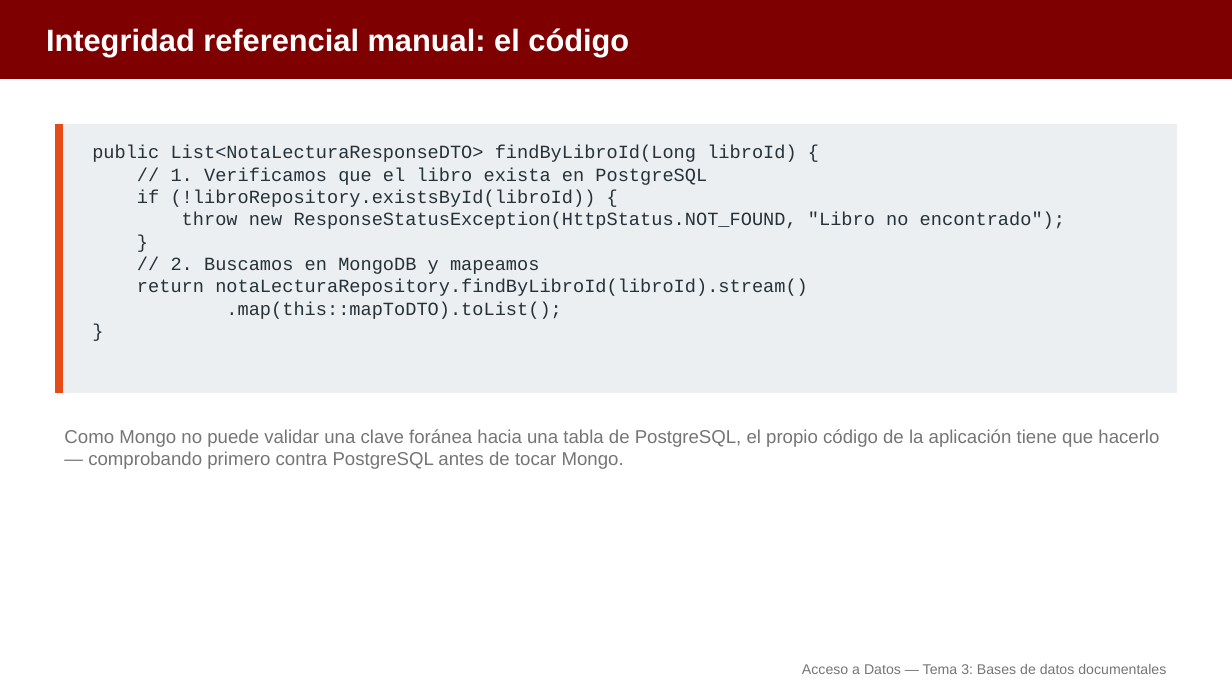
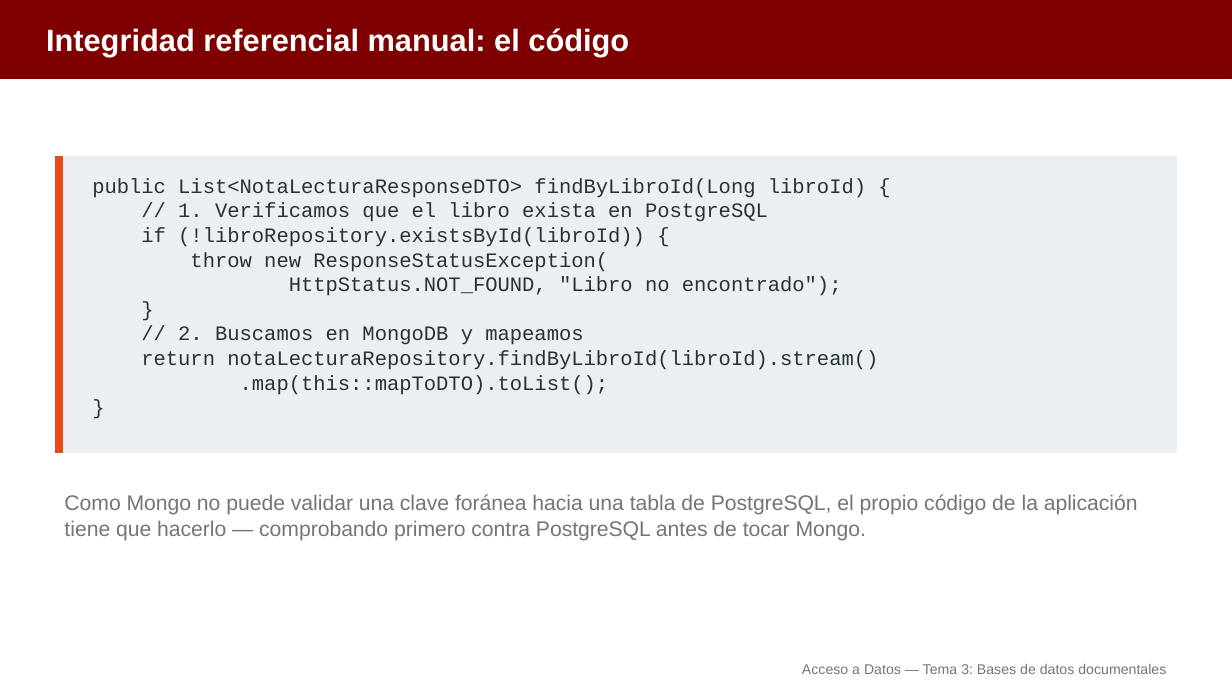
Before and after one commit to aitorventura/acceso-a-datos, a slide deck: slide 19 of tema3/diapositivas/conexion-mongodb.pptx. Drawn at 1232x693 pixels with LibreOffice and Linux fonts; fonts in the diff are those of the drawing. Boxes give left, top, right and bottom in pixels: in the first picture for what was removed or moved away, otherwise in the second. Text is boxed around its words. In the diff, an @@ line names an element or a change of style, - is before the commit and + after.

```diff
--- a/tema3/diapositivas/conexion-mongodb.pptx
+++ b/tema3/diapositivas/conexion-mongodb.pptx
@@ rectangle: place and size @@
-rectangle at <box>55,125,1177,393</box>
+rectangle at <box>55,157,1177,453</box>
@@ rectangle: place and size @@
-rectangle at <box>55,125,63,393</box>
+rectangle at <box>55,157,63,453</box>
@@ text "public List<NotaLecturaResponseDTO> findByLibroId(Long libro ...": place and size @@
-text "public List<NotaLecturaResponseDTO> findByLibroId(Long libro ..." at <box>92,145,1065,319</box>
+text "public List<NotaLecturaResponseDTO> findByLibroId(Long libro ..." at <box>92,178,878,395</box>
@@ text at <box>92,178,878,395</box>: size 14.5 to 16 pt in "public List<NotaLecturaResponseDTO> findByLibroId(Long libro ...", "// 1. Verificamos que el libro exista ...", "if (!libroRepository.existsById(libroId)) {", "}" and 4 more places @@
@@ text at <box>190,252,842,296</box>: text changed; size 14.5 to 16 pt @@
-throw new ResponseStatusException(HttpStatus.NOT_FOUND, "Libro no encontrado");
+throw new ResponseStatusException(
+HttpStatus.NOT_FOUND, "Libro no encontrado");
@@ text "Como Mongo no puede validar ...": place and size @@
-text "Como Mongo no puede validar ..." at <box>64,429,1159,469</box>
+text "Como Mongo no puede validar ..." at <box>64,494,1138,541</box>
@@ text "Como Mongo no puede validar ..." at <box>64,494,1138,541</box>: size 14.5 to 16.5 pt @@
```
Also in this commit, not shown: 26 other slides changed, 15 other files.
